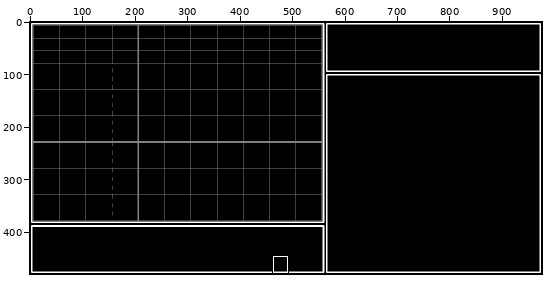
Two versions of one pixel-art file, resources/graphics/Game Screen Two.aseprite. Above, an overview of the earlier version with the close-up marked.
Close-up. Before the commit:
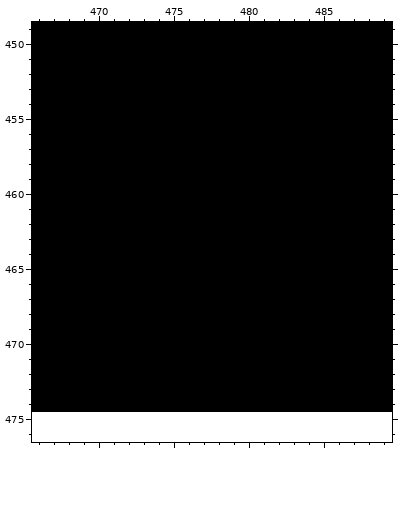
976x480 pixels, 1 frame. Shown: x 466..489, y 449..476. The commit also changed other parts of the picture, which this record leaves out.
And afterwards:
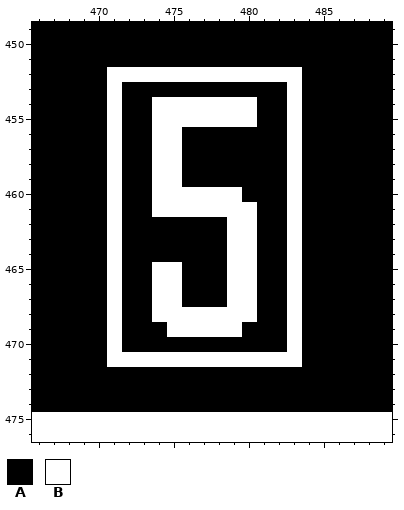
Palette (. is transparent): A #000000  B #ffffff
The exact change:
layer "Background" added
layer "Pieces" added
layer "Layer 2" removed
Layer "Pieces":
The author changed colour A to colour B in row 452 at x 471 to 483; in row 453 at x 471 and 483; in rows 454 to 455 at x 471, 474 to 480 and 483; in rows 456 to 459 at x 471, 474 to 475 and 483; in row 460 at x 471, 474 to 479 and 483; in row 461 at x 471, 474 to 480 and 483.
The author changed colour A to colour B in rows 462 to 464 at x 471, 479 to 480 and 483; in rows 465 to 467 at x 471, 474 to 475, 479 to 480 and 483; in row 468 at x 471, 474 to 480 and 483; in row 469 at x 471, 475 to 479 and 483; in row 470 at x 471 and 483; in row 471 at x 471 to 483.
Changed places in both close-ups, as pixel boxes (x1, y1, x2, y2):
changed: (107, 67, 302, 367)
